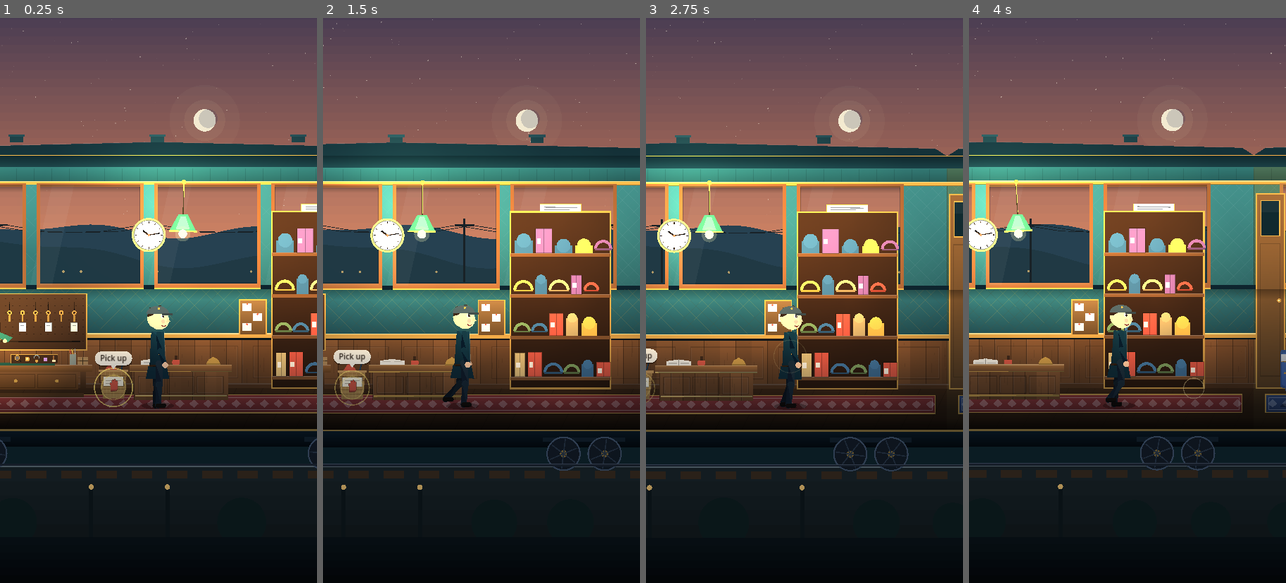
Above: before the commit, frames 1-4 (left to right).
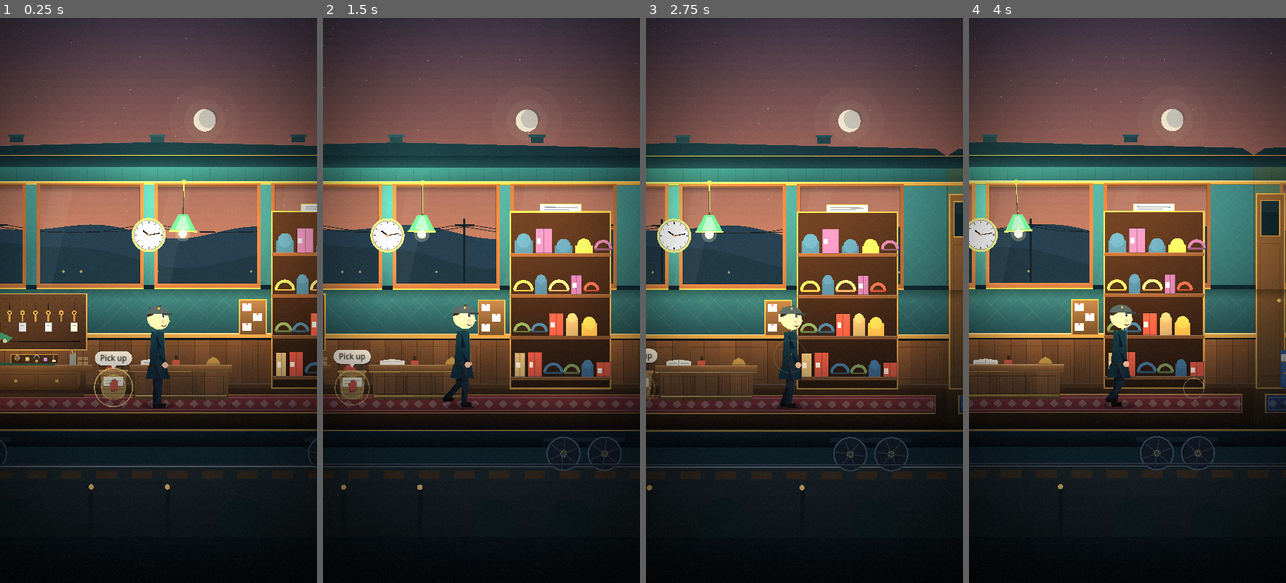
Above: after the commit, the same moments.

Repository: manofwhitebrown/Platform-Zero
Game: Godot game, scene res://ui/game_root.tscn
Same seed, same stepped clock (60 frames per second), same inputs: the game is played once before the commit and once after it.
Inputs (mouse positions are in pixels of both pictures, inside the frame that each line leads up to):
- Up to frame 1 (0.25 s): no input
- Up to frame 2 (1.5 s): move the mouse to (551, 272) at 0.52 s; click (551, 272) at 0.67 s; drag from (418, 328) to (465, 413) at 1.27 s
- Up to frame 3 (2.75 s): move the mouse to (836, 176) at 2.02 s; click (836, 176) at 2.17 s
- Up to frame 4 (4 s): drag from (1111, 413) to (1032, 215) at 2.77 s; move the mouse to (1222, 385) at 3.52 s; click (1222, 385) at 3.67 s

The runs differ from the first frame. In frame 1, 11% of the frame differs, in the area x 0-100%, y 0-80%; in frame 2, 11%; in frame 3, 11%; in frame 4, 11%.
Error before the commit: Parse Error: Cannot call non-static function "apply_settings()" on the class "Sfx" directly. Make an instance instead. (res://world/hud.gd:172)

Commit message:
[B] fix hud Sfx.apply_settings static call (broke script reload, red build)

Diff:
--- a/world/hud.gd
+++ b/world/hud.gd
@@ -169,7 +169,7 @@
 			Settings.set_bool(key, on)
 			b.text = "%s: %s" % [lbl, "On" if on else "Off"]
 			if key == "sound" or key == "haptics":
-				Sfx.apply_settings())
+				(Sfx._inst.apply_settings() if Sfx._inst != null else null))
 		col.add_child(b)
 	var done := UButton.new()
 	done.text = "Close"
